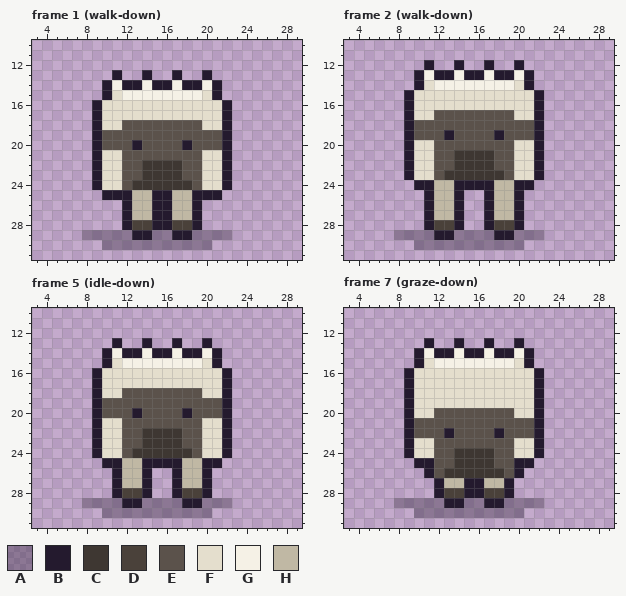
One commit to this pixel-art file: assets/aseprite/actor_sheep.aseprite. The picture above is the old version.
32x32 pixels, 32 frames. Shown: frame 1 (walk-down): x 3..29, y 10..31; frame 2 (walk-down): x 3..29, y 10..31; frame 5 (idle-down): x 3..29, y 10..31; frame 7 (graze-down): x 3..29, y 10..31. The commit also changed other frames, which this record leaves out.
Palette (. is transparent): A #241a2e5a  B #241a2e  C #3e3732  D #4a413a  E #5b524b  F #e4decd  G #f5f1e6  H #c0b8a4
Now the later version:
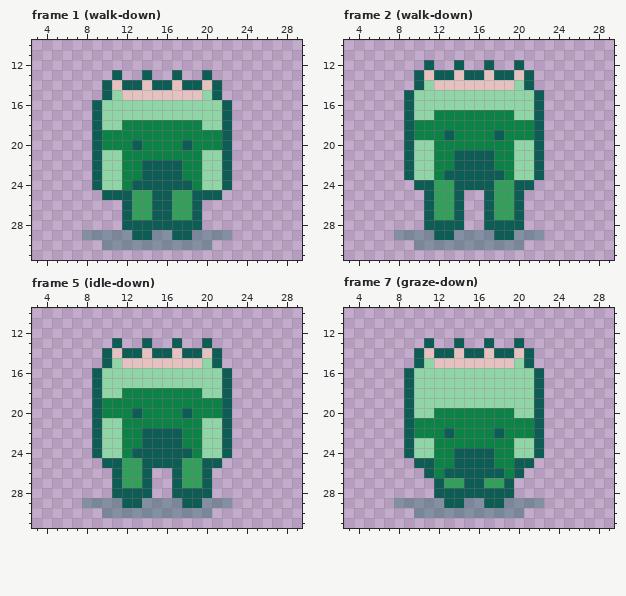
The exact change:
Colour A changes from #241a2e5a to #0d5d565a.
Colour B changes from #241a2e to #0d5d56.
Colour E changes from #5b524b to #0c8346.
Colour F changes from #e4decd to #8fd5a6.
Colour G changes from #f5f1e6 to #e5c2c0.
Colour H changes from #c0b8a4 to #329f5b.
Frame 1 (walk-down), layer "actor":
Colour C gives way to colour B in rows 22 to 23 at x 14 to 17; in row 24 at x 13 to 18.
Colour D gives way to colour B in row 28 at x 13 to 14 and 17 to 18.
Frame 2 (walk-down), layer "actor":
Colour C gives way to colour B in rows 21 to 22 at x 14 to 17; in row 23 at x 13 to 18.
Colour D gives way to colour B in row 28 at x 12 to 13 and 18 to 19.
Frame 5 (idle-down), layer "actor":
Colour C gives way to colour B in rows 22 to 23 at x 14 to 17; in row 24 at x 13 to 18.
Colour D gives way to colour B in row 28 at x 12 to 13 and 18 to 19.
Frame 7 (graze-down), layer "actor":
Colour C gives way to colour B in rows 24 to 25 at x 14 to 17; in row 26 at x 13 to 18.
Colour D gives way to colour B in row 28 at x 13 to 14 and 17 to 18.
